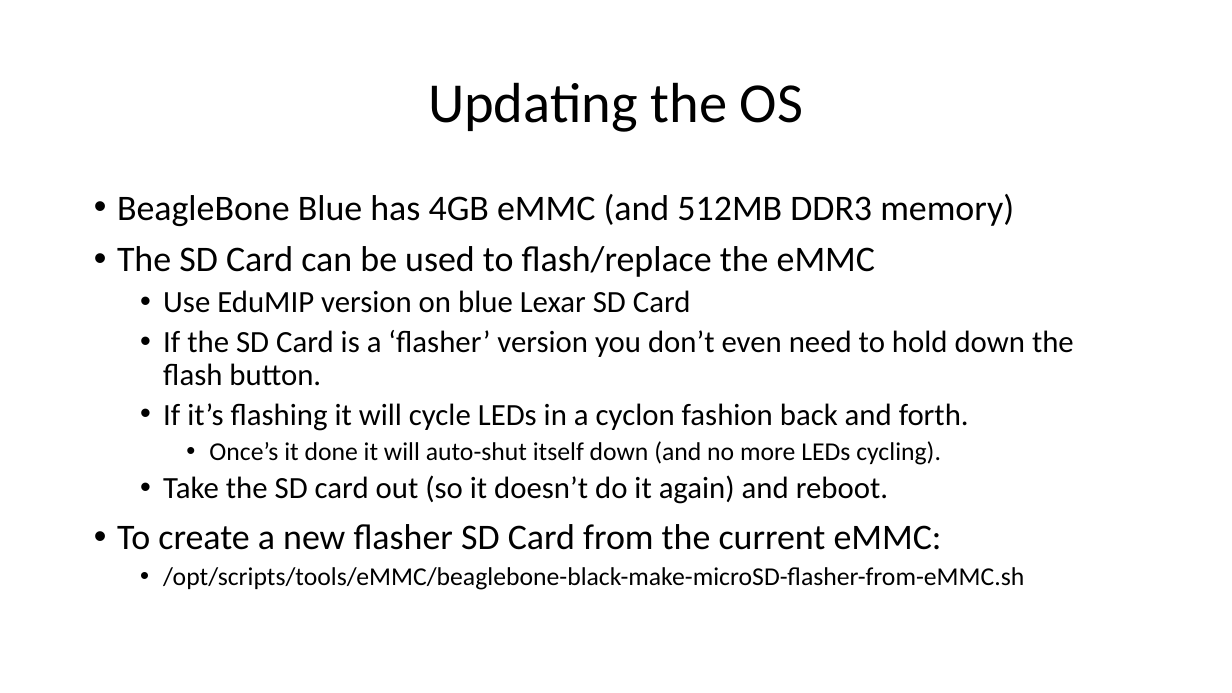
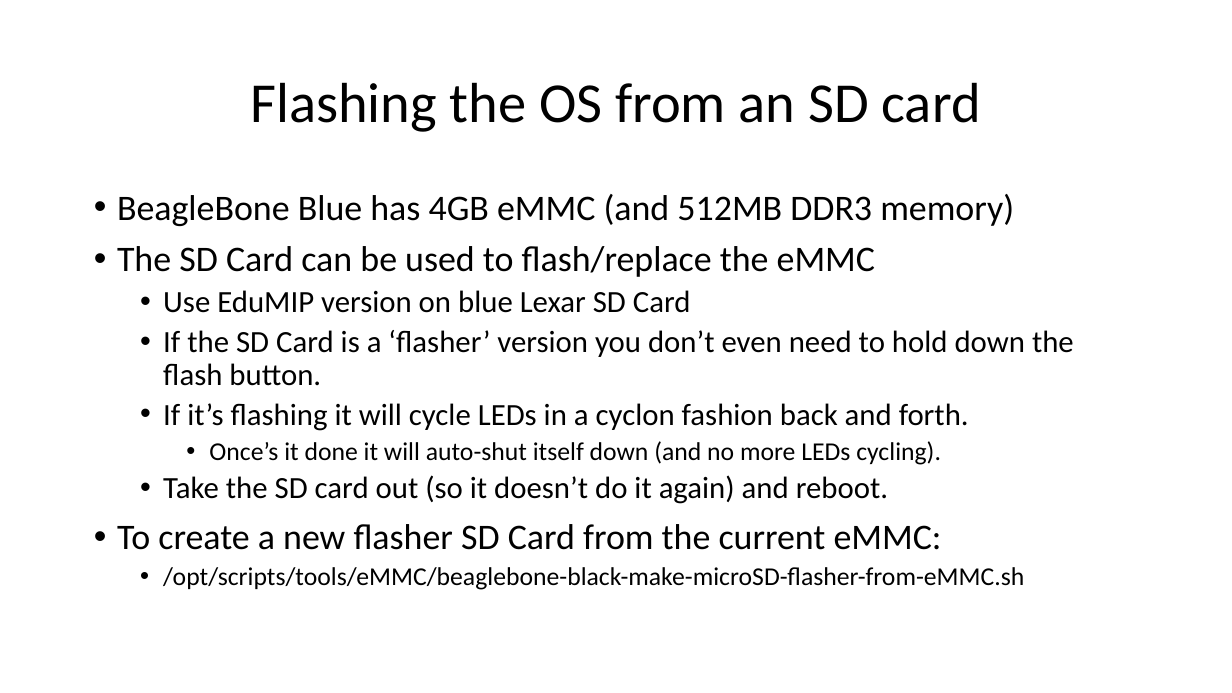
Before and after one commit to gigaprog/p_presentations, a slide deck: slide 11 of embedded/BeagleBone/BeagleBoneBlue.pptx (slide 10 before the commit). Drawn at 1232x693 pixels with LibreOffice and Linux fonts; fonts in the diff are those of the drawing. Boxes give left, top, right and bottom in pixels: in the first picture for what was removed or moved away, otherwise in the second. Text is boxed around its words. In the diff, an @@ line names an element or a change of style, - is before the commit and + after.

```diff
--- a/embedded/BeagleBone/BeagleBoneBlue.pptx
+++ b/embedded/BeagleBone/BeagleBoneBlue.pptx
@@ title at [250, 82, 981, 132]: text changed @@
-Updating the OS
+Flashing the OS from an SD card
```
Also in this commit, not shown: 1 slide added, 2 other files.
